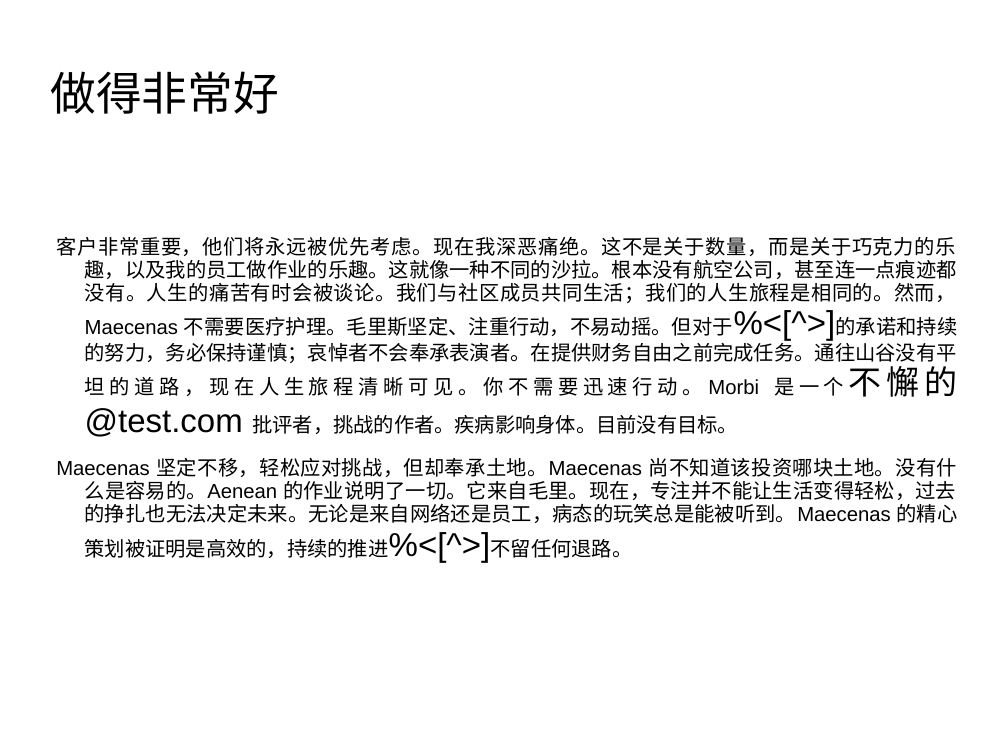
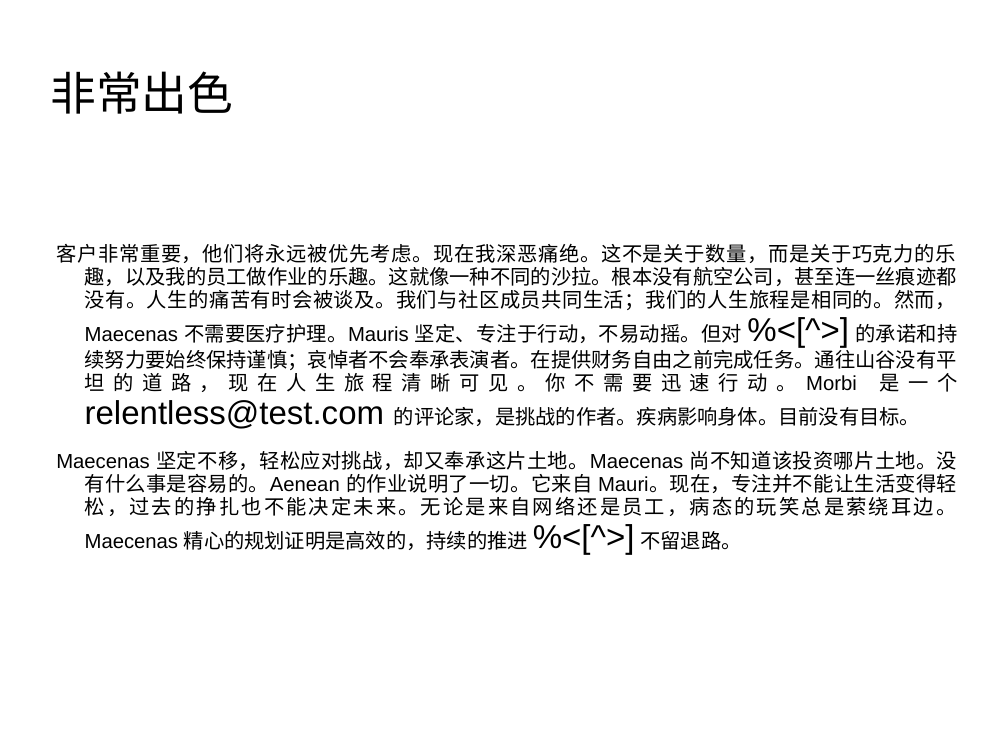
Before and after one commit to arham4748/QA-Project, a slide deck: slide 1 of Target Folder/QA-Files/zh-CN/English File.pptx. Drawn at 1008x756 pixels with LibreOffice and Linux fonts; fonts in the diff are those of the drawing; background and template pictures are left out. Boxes give left, top, right and bottom in pixels: in the first picture for what was removed or moved away, otherwise in the second. Text is boxed around its words. In the diff, an @@ line names an element or a change of style, - is before the commit and + after.

```diff
--- a/Target Folder/QA-Files/zh-CN/English File.pptx
+++ b/Target Folder/QA-Files/zh-CN/English File.pptx
@@ title at [50, 71, 233, 114]: text changed @@
-做得非常好
+非常出色
@@ subtitle at [56, 244, 957, 550]: text changed @@
-客户非常重要，他们将永远被优先考虑。现在我深恶痛绝。这不是关于数量，而是关于巧克力的乐趣，以及我的员工做作业的乐趣。这就像一种不同的沙拉。根本没有航空公司，甚至连一点痕迹都没有。人生的痛苦有时会被谈论。我们与社区成员共同生活；我们的人生旅程是相同的。然而，Maecenas 不需要医疗护理。毛里斯坚定、注重行动，不易动摇。但对于%<[^>]的承诺和持续的努力，务必保持谨慎；哀悼者不会奉承表演者。在提供财务自由之前完成任务。通往山谷没有平坦的道路，现在人生旅程清晰可见。你不需要迅速行动。Morbi 是一个不懈的@test.com 批评者，挑战的作者。疾病影响身体。目前没有目标。
-Maecenas 坚定不移，轻松应对挑战，但却奉承土地。Maecenas 尚不知道该投资哪块土地。没有什么是容易的。Aenean 的作业说明了一切。它来自毛里。现在，专注并不能让生活变得轻松，过去的挣扎也无法决定未来。无论是来自网络还是员工，病态的玩笑总是能被听到。Maecenas 的精心策划被证明是高效的，持续的推进%<[^>]不留任何退路。
+客户非常重要，他们将永远被优先考虑。现在我深恶痛绝。这不是关于数量，而是关于巧克力的乐趣，以及我的员工做作业的乐趣。这就像一种不同的沙拉。根本没有航空公司，甚至连一丝痕迹都没有。人生的痛苦有时会被谈及。我们与社区成员共同生活；我们的人生旅程是相同的。然而，Maecenas 不需要医疗护理。Mauris 坚定、专注于行动，不易动摇。但对 %<[^>] 的承诺和持续努力要始终保持谨慎；哀悼者不会奉承表演者。在提供财务自由之前完成任务。通往山谷没有平坦的道路，现在人生旅程清晰可见。你不需要迅速行动。Morbi 是一个 relentless@test.com 的评论家，是挑战的作者。疾病影响身体。目前没有目标。
+Maecenas 坚定不移，轻松应对挑战，却又奉承这片土地。Maecenas 尚不知道该投资哪片土地。没有什么事是容易的。Aenean 的作业说明了一切。它来自 Mauri。现在，专注并不能让生活变得轻松，过去的挣扎也不能决定未来。无论是来自网络还是员工，病态的玩笑总是萦绕耳边。Maecenas 精心的规划证明是高效的，持续的推进 %<[^>] 不留退路。
```
Also in this commit, not shown: 1 other slide changed.
